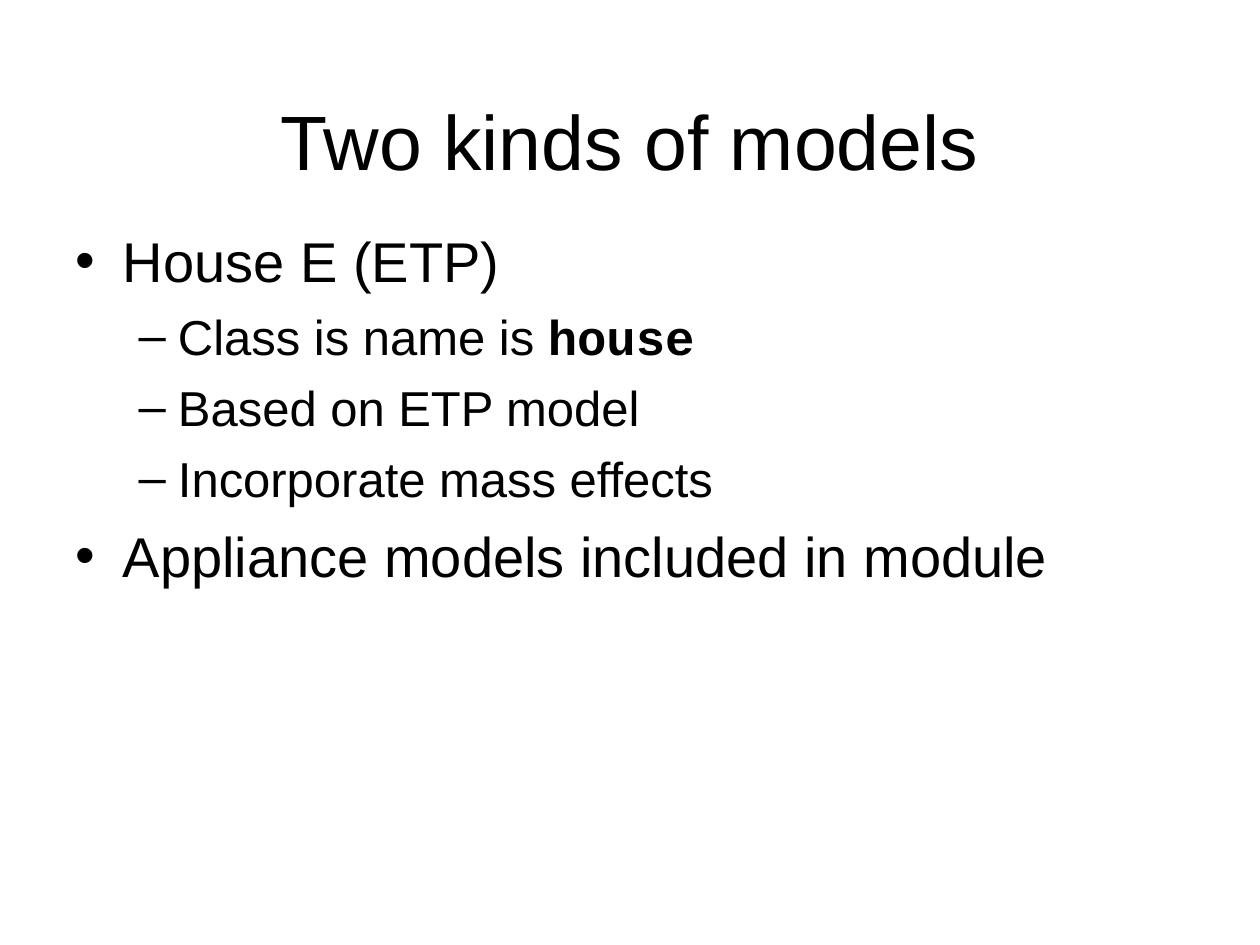
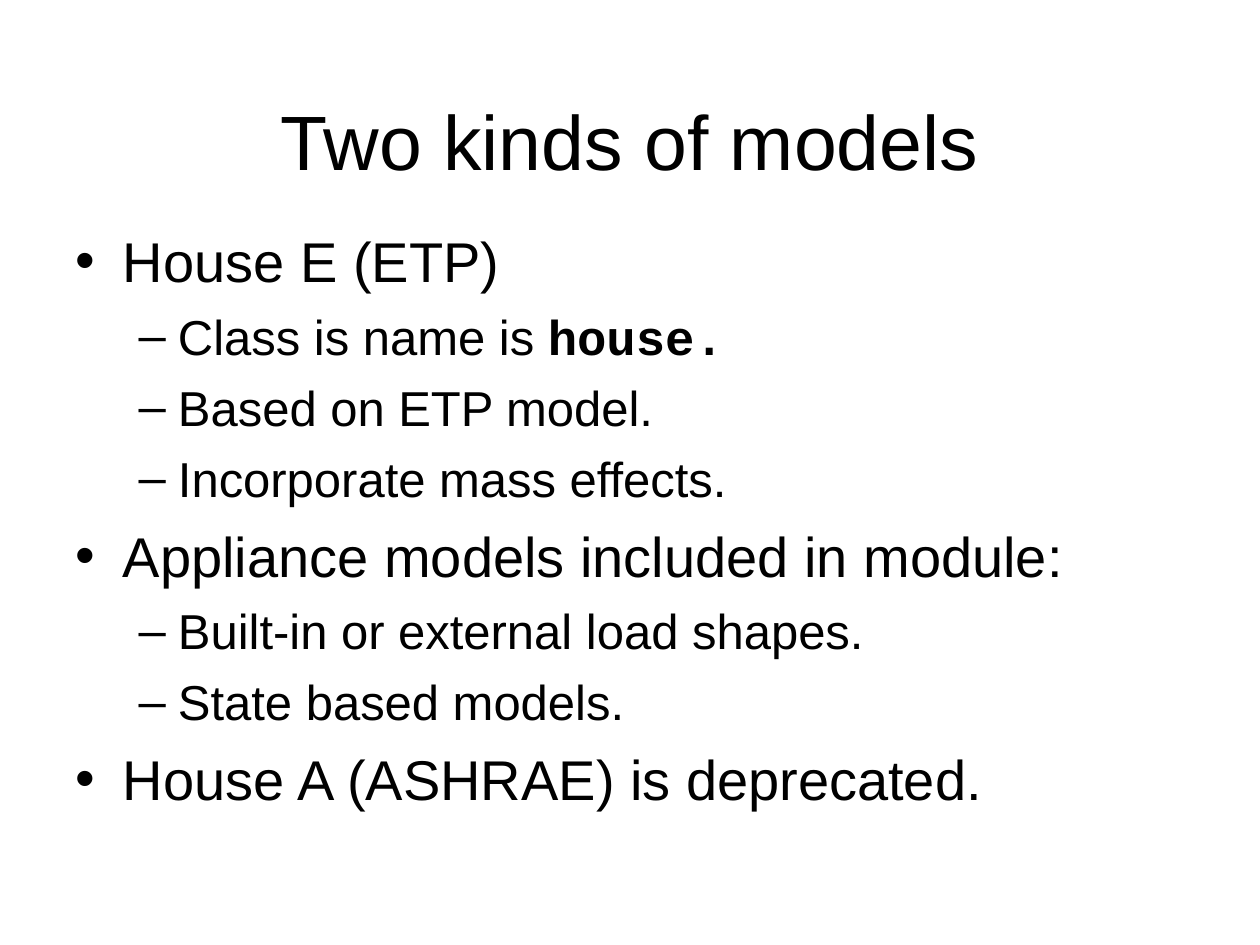
Before and after one commit to gridlab-d/course, a slide deck: slide 2 of Short_6_21_2010/4.4 - Residential.ppt. Drawn at 1260x945 pixels with LibreOffice and Linux fonts; fonts in the diff are those of the drawing; background and template pictures are left out. Boxes give left, top, right and bottom in pixels: in the first picture for what was removed or moved away, otherwise in the second. Text is boxed around its words. In the diff, an @@ line names an element or a change of style, - is before the commit and + after.

```diff
--- a/Short_6_21_2010/4.4 - Residential.ppt
+++ b/Short_6_21_2010/4.4 - Residential.ppt
@@ text at [123, 319, 1062, 811]: text changed @@
-  – Class is name is house
-  – Based on ETP model
-  – Incorporate mass effects
-• Appliance models included in module
+  – Class is name is house.
+  – Based on ETP model.
+  – Incorporate mass effects.
+• Appliance models included in module:
+  – Built-in or external load shapes.
+  – State based models.
+• House A (ASHRAE) is deprecated.
```
Also in this commit, not shown: 19 other slides changed, 7 slides added, 1 slide removed, 1 other file.
